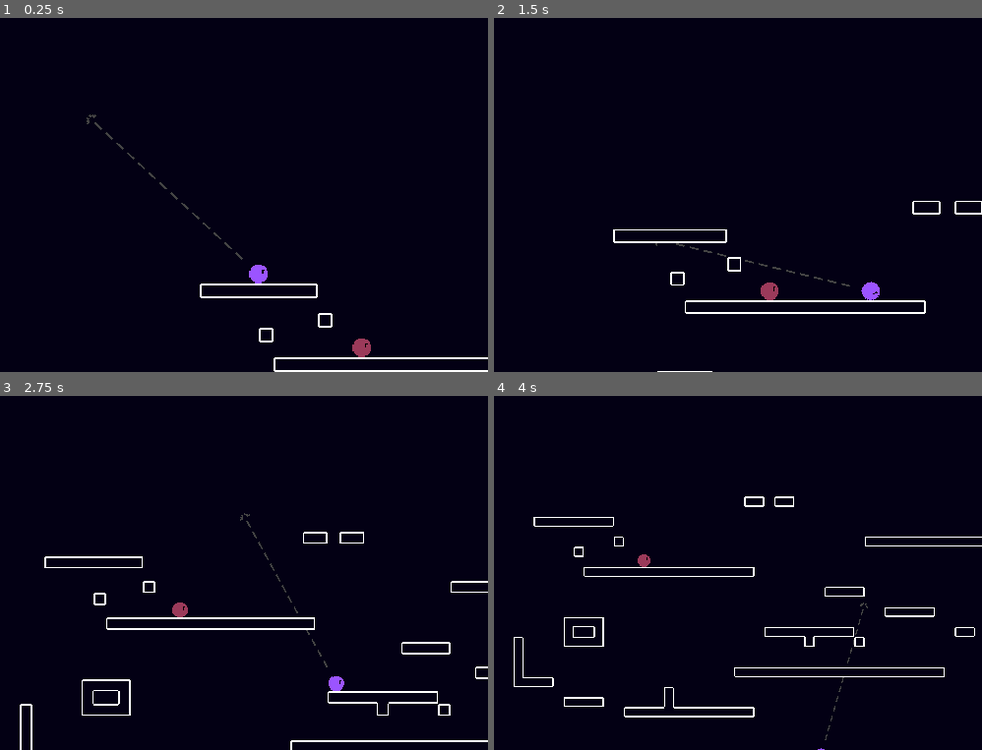
Above: before the commit, frames 1-4 (two rows, left to right).
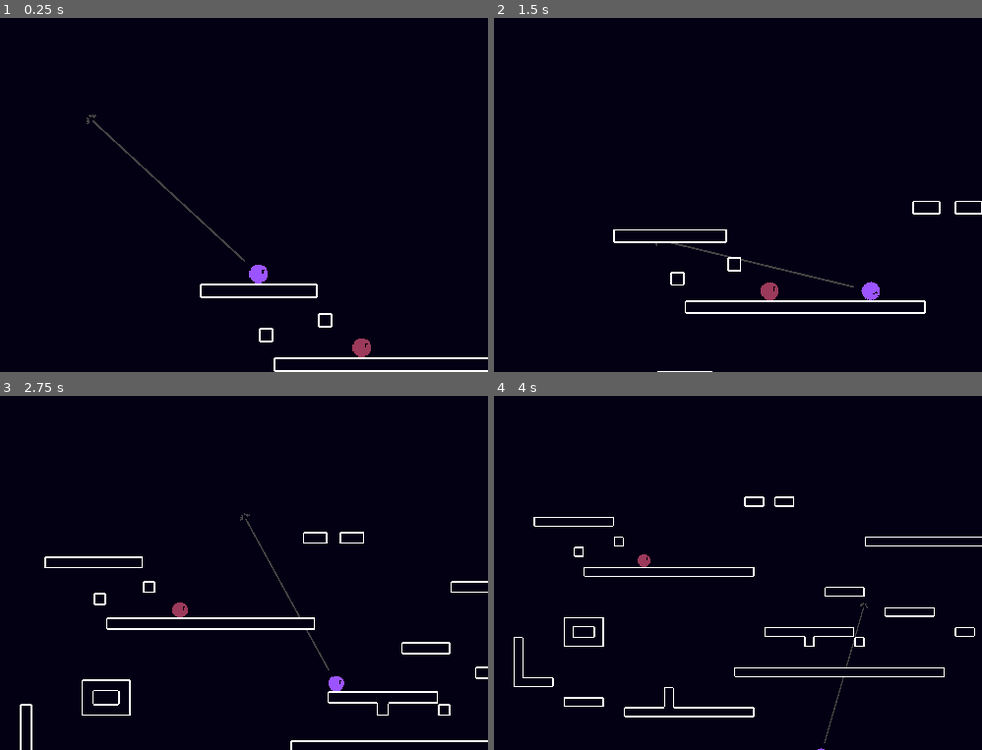
Above: after the commit, the same moments.

Repository: uniqueusername/fruit-smash
Game: Godot game, scene res://scenes/levels/world.tscn
Two runs of this game, one before a commit and one after it. Both use one fixed random seed, a clock stepped at 60 frames per second and the inputs below.
Inputs (mouse positions are in pixels of both pictures, inside the frame that each line leads up to):
- Up to frame 1 (0.25 s): no input
- Up to frame 2 (1.5 s): move the mouse to (806, 177) at 0.52 s; hold Right (ui_right) from 0.53 s (still down); click (806, 177) at 0.6 s; tap Up (ui_up) at 0.77 s; move the mouse to (542, 212) at 1.27 s; click (542, 212) at 1.35 s
- Up to frame 3 (2.75 s): tap Up (ui_up) at 1.52 s; move the mouse to (234, 495) at 2.02 s; release Right (ui_right) at 2.03 s; hold Left (ui_left) from 2.03 s (still down); click (234, 495) at 2.1 s
- Up to frame 4 (4 s): move the mouse to (635, 643) at 2.77 s; release Left (ui_left) at 2.78 s; hold Right (ui_right) from 2.78 s (still down); click (635, 643) at 2.85 s; tap Up (ui_up) at 3.02, 3.77 s; move the mouse to (855, 626) at 3.52 s; click (855, 626) at 3.6 s

The runs differ from the first frame. In frame 1, less than 0.1% of the frame differs, in the area x 18-51%, y 28-69%; in frame 2, less than 0.1%; in frame 3, less than 0.1%; in frame 4, less than 0.1%.

Commit message:
updated graphics for hook

Diff:
--- a/assets/scripts/player.gd
+++ b/assets/scripts/player.gd
@@ -24,7 +24,6 @@
 var sticky_ray
 var hook
 var hook_ray
-var target
 
 func _ready():
 	coyote_timer = COYOTE_TIME
@@ -32,7 +31,6 @@
 	sticky_ray = $sticky_ray
 	hook_ray = $hook_ray
 	hook = $chain
-	target = $target
 
 func _physics_process(delta):
 	# add gravity
@@ -80,11 +78,10 @@
 
 	aim_input = HOOK_LENGTH / aim_input.length() * aim_input
 	hook_ray.set_target_position(aim_input)
-	target.rotation = hook_ray.get_target_position().angle() + PI/2
+	$target.rotation = hook_ray.get_target_position().angle() + PI/2
 	$reticle.rotation = hook_ray.get_target_position().angle() + PI/2
-	target.position = hook_ray.get_target_position() * 0.98
+	$target.position = hook_ray.get_target_position() * 0.98
 	$reticle.position = hook_ray.get_target_position()
-
 
 	# reset coyote timer when we land
 	if is_on_floor():
--- a/project.godot
+++ b/project.godot
@@ -119,42 +119,42 @@
 ]
 }
 p1_aim_left={
-"deadzone": 0.5,
+"deadzone": 0.2,
 "events": [Object(InputEventJoypadMotion,"resource_local_to_scene":false,"resource_name":"","device":0,"axis":2,"axis_value":-1.0,"script":null)
 ]
 }
 p1_aim_right={
-"deadzone": 0.5,
+"deadzone": 0.2,
 "events": [Object(InputEventJoypadMotion,"resource_local_to_scene":false,"resource_name":"","device":0,"axis":2,"axis_value":1.0,"script":null)
 ]
 }
 p1_aim_up={
-"deadzone": 0.5,
+"deadzone": 0.2,
 "events": [Object(InputEventJoypadMotion,"resource_local_to_scene":false,"resource_name":"","device":0,"axis":3,"axis_value":-1.0,"script":null)
 ]
 }
 p1_aim_down={
-"deadzone": 0.5,
+"deadzone": 0.2,
 "events": [Object(InputEventJoypadMotion,"resource_local_to_scene":false,"resource_name":"","device":0,"axis":3,"axis_value":1.0,"script":null)
 ]
 }
 p2_aim_left={
-"deadzone": 0.5,
+"deadzone": 0.2,
 "events": [Object(InputEventJoypadMotion,"resource_local_to_scene":false,"resource_name":"","device":1,"axis":2,"axis_value":-1.0,"script":null)
 ]
 }
 p2_aim_right={
-"deadzone": 0.5,
+"deadzone": 0.2,
 "events": [Object(InputEventJoypadMotion,"resource_local_to_scene":false,"resource_name":"","device":1,"axis":2,"axis_value":1.0,"script":null)
 ]
 }
 p2_aim_up={
-"deadzone": 0.5,
+"deadzone": 0.2,
 "events": [Object(InputEventJoypadMotion,"resource_local_to_scene":false,"resource_name":"","device":1,"axis":3,"axis_value":-1.0,"script":null)
 ]
 }
 p2_aim_down={
-"deadzone": 0.5,
+"deadzone": 0.2,
 "events": [Object(InputEventJoypadMotion,"resource_local_to_scene":false,"resource_name":"","device":1,"axis":3,"axis_value":1.0,"script":null)
 ]
 }
Binary file changed: assets/sprites/target.png
Not shown, changed: assets/sprites/target.png~
